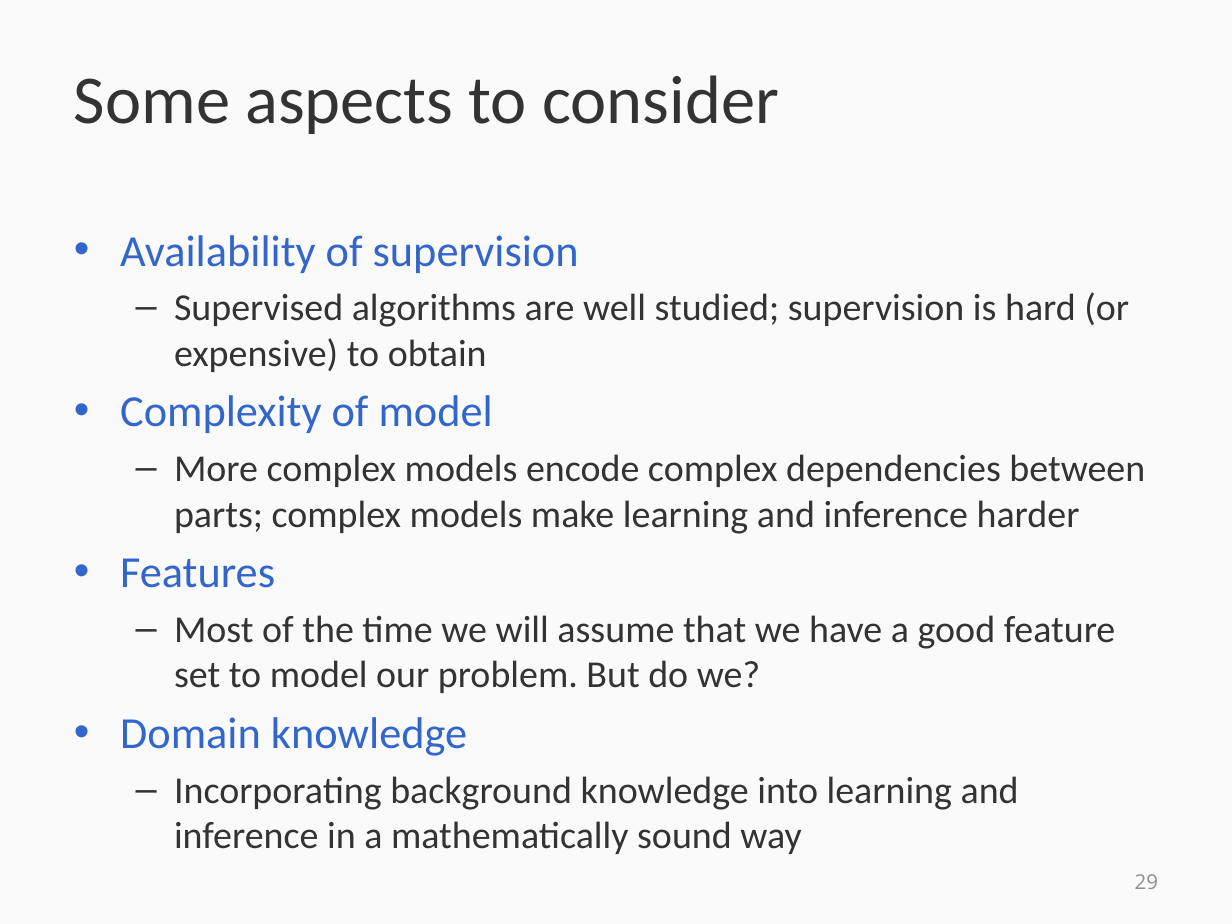
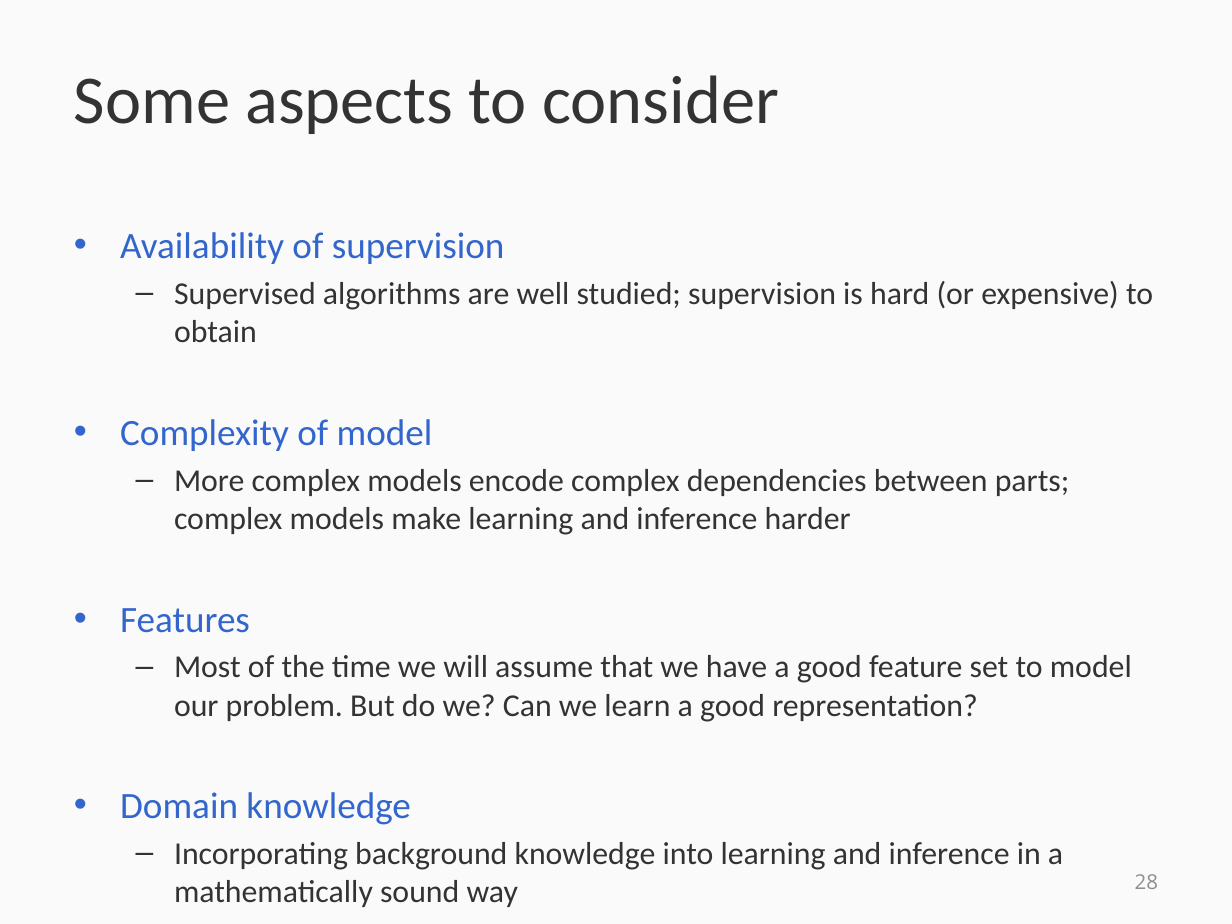
Before and after one commit to svivek/structured-prediction, a slide deck: slide 28 of slides/final/final.pptx (slide 29 before the commit). Drawn at 1232x924 pixels with LibreOffice and Linux fonts; fonts in the diff are those of the drawing. Boxes give left, top, right and bottom in pixels: in the first picture for what was removed or moved away, otherwise in the second. Text is boxed around its words. In the diff, an @@ line names an element or a change of style, - is before the commit and + after.

Commit message:
slides

```diff
--- a/slides/final/final.pptx
+++ b/slides/final/final.pptx
@@ text at [120,232,1153,907]: size 25.9 to 21.7 pt in "Availability of supervision", "Complexity of model", "Features", "Domain knowledge"; size 22.2 to 18.6 pt in "Supervised algorithms are well studied; supervision is ...", "More complex models encode complex dependencies between ...", "Incorporating background knowledge into learning and inferen ..." @@
@@ text at [174,655,1132,722]: text changed; size 22.2 to 18.6 pt @@
-  – Most of the time we will assume that we have a good feature set to model our problem. But do we?
+  – Most of the time we will assume that we have a good feature set to model our problem. But do we? Can we learn a good representation?
@@ page number at [1135,874,1158,889]: text changed @@
-29
+28
```
Also in this commit, not shown: 10 other slides changed, 1 slide added, 2 slides removed, 1 other file.
